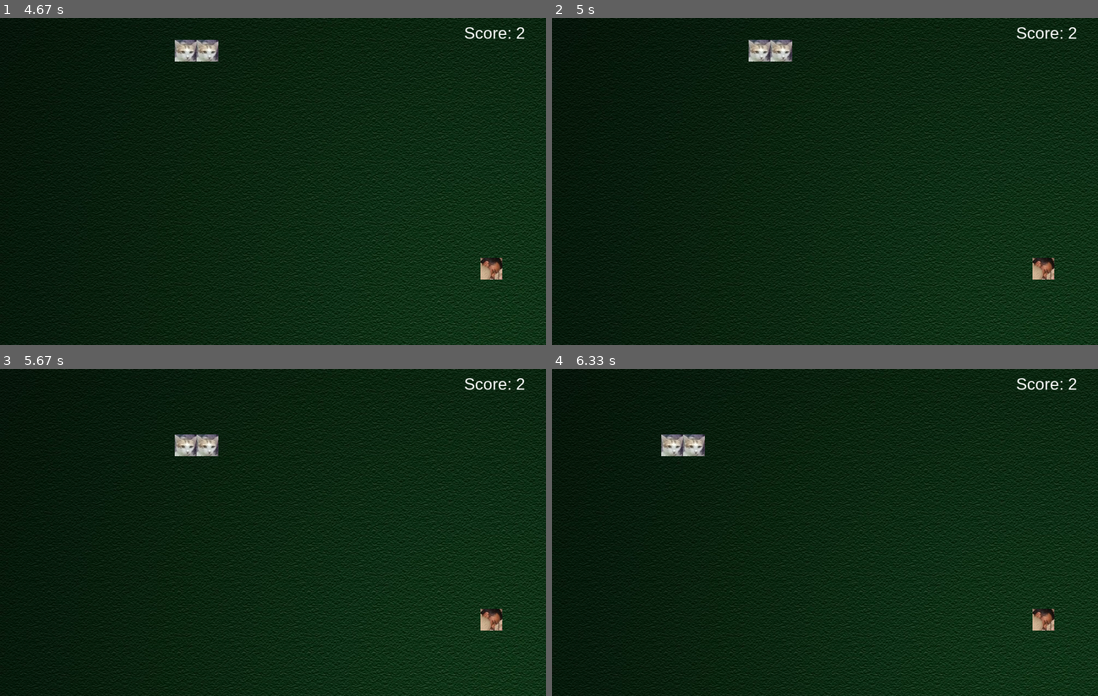
Above: before the commit, frames 1-4 (two rows, left to right).
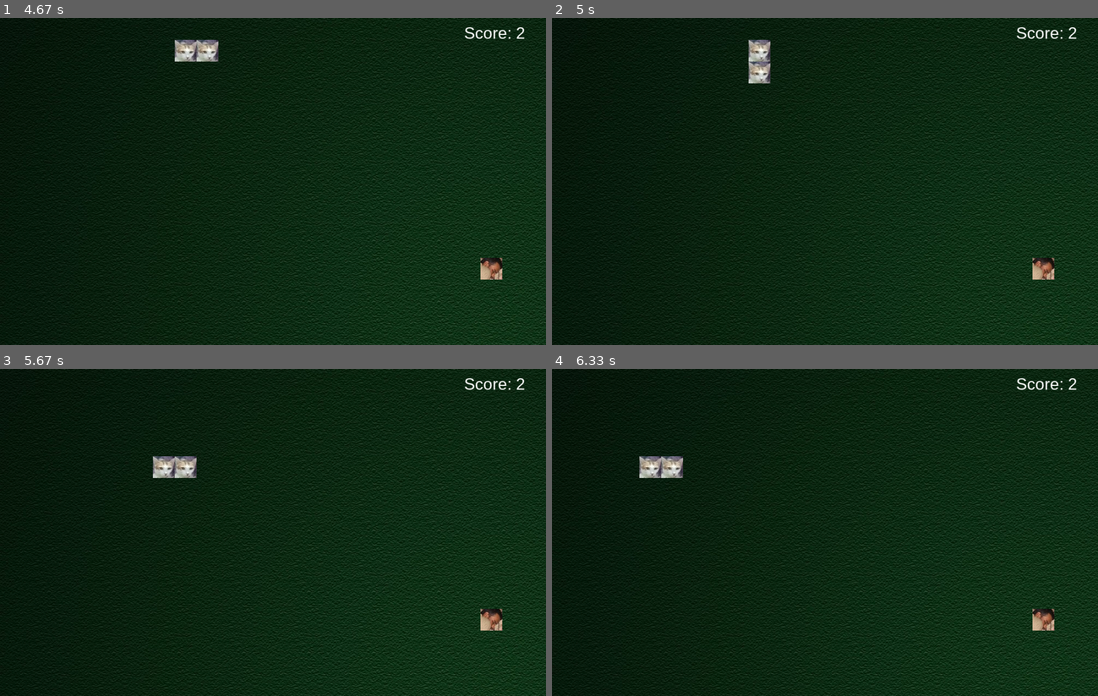
Above: after the commit, the same moments.

Repository: Aditya-Pratap-Bose/python-learning-journey
Game: pygame game, started from Snake_and_apple/snake_game.py
Same seed, same stepped clock (60 frames per second), same inputs: the game is played once before the commit and once after it.
Inputs:
- Up to frame 1 (4.67 s): hold Right 0.33-0.8 s; hold Up 0.83-1.27 s; hold Right 1.3-1.8 s; hold Down 2.4-2.95 s; hold Left 2.98-3.53 s; hold Up 3.57-4.12 s; hold Right from 4.15 s (still down)
- Up to frame 2 (5 s): release Right at 4.78 s; hold Down from 4.82 s (still down)
- Up to frame 3 (5.67 s): release Down at 5.37 s; hold Left from 5.4 s (still down)
- Up to frame 4 (6.33 s): release Left at 5.95 s; hold Right from 5.98 s (still down)

Frame 1 is identical in both runs. In frame 2, 0.5% of the frame differs, in the area x 36-44%, y 6-20%; in frame 3, 1.1%, in the area x 28-40%, y 20-34%; in frame 4, 1.1%.

Commit message:
pygame projects directory added

Diff:
--- a/Snake_and_apple/snake_game.py
+++ b/Snake_and_apple/snake_game.py
@@ -158,6 +158,7 @@
         pause = False
 
         while running:
+            self.clock.tick(60)
             for event in pygame.event.get():
                 if event.type == KEYDOWN:
                     if event.key == K_ESCAPE:
@@ -191,7 +192,7 @@
                 pause = True
 
             time.sleep(0.2)
-            self.clock.tick(70)
+
 
 
 
--- /dev/null
+++ b/pygame projects/#1 rain dodge/main.py
@@ -0,0 +1,117 @@
+import pygame
+import random
+import time
+import os
+pygame.init()
+
+
+WIDTH, HEIGHT = 1000, 600
+WIN = pygame.display.set_mode((WIDTH, HEIGHT))
+pygame.display.set_caption("Space Dodge")
+pygame.display.set_icon(pygame.image.load("rain.png"))
+
+BG = pygame.transform.scale(pygame.image.load("bg.jpg"), (WIDTH, HEIGHT))
+FPS = 60
+
+PLAYER_WIDTH = 40
+PLAYER_HEIGHT = 50
+PLAYER_VEL = 5
+
+STAR_WIDTH = 10
+STAR_HEIGHT = 20
+STAR_VEL = 2
+
+FONT = pygame.font.SysFont("comicsans", 30)
+
+def draw(player, elasped_time, stars):
+    WIN.blit(BG, (0, 0))
+
+    time_text = FONT.render(f"Time: {round(elasped_time)}s", True, "white")
+    WIN.blit(time_text, (10, 10))
+
+    pygame.draw.rect(WIN, "red", player)
+
+    for star in stars:
+        pygame.draw.rect(WIN, "white", star)
+
+    pygame.display.update()
+
+def main():
+    run = True
+
+    player = pygame.Rect(200, HEIGHT - PLAYER_HEIGHT, PLAYER_WIDTH, PLAYER_HEIGHT)
+
+    clock = pygame.time.Clock()
+    start_time = time.time()
+    elasped_time = 0
+
+    star_add_increment = 2000
+    star_count = 0
+
+    stars = []
+    hit = False
+
+    while run:
+        star_count += clock.tick(FPS)
+        elasped_time = time.time() - start_time
+
+        if star_count > star_add_increment:
+            for _ in range(3):
+                star_x = random.randint(0, WIDTH - STAR_WIDTH)
+                star = pygame.Rect(star_x, -STAR_HEIGHT, STAR_WIDTH, STAR_HEIGHT)
+                stars.append(star)
+
+            star_add_increment = max(200, star_add_increment - 70)
+            star_count = 0
+
+        for event in pygame.event.get():
+            if event.type == pygame.QUIT:
+                run = False
+                pygame.quit()
+                break
+
+        keys = pygame.key.get_pressed()
+        if keys[pygame.K_LEFT] and player.x - PLAYER_VEL >= 0:
+            player.x -= PLAYER_VEL
+        if keys[pygame.K_RIGHT] and player.x + PLAYER_VEL + player.width <= WIDTH:
+            player.x += PLAYER_VEL
+
+        for star in stars[:]:
+            star.y += STAR_VEL
+            if star.y > HEIGHT:
+                stars.remove(star)
+            elif star.y + star.height >= player.y and star.colliderect(player):
+                stars.remove(star)
+                hit = True
+                break
+
+        if hit:
+            WIN.blit(BG, (0, 0))
+            FONT = pygame.font.SysFont("comicsans", 100)
+            lost_text = FONT.render("YOU LOST!", True, "white")
+            WIN.blit(lost_text,(WIDTH/2 - lost_text.get_width()/2, HEIGHT/2 - lost_text.get_height()/2))
+
+            FONT = pygame.font.SysFont("comicsans", 50)
+            play_again_text = FONT.render(f"Yoyr Score: {round(elasped_time)} seconds ,, ENTER to play again...", True, "white")
+            WIN.blit(play_again_text, (WIDTH/2 - play_again_text.get_width()/2, HEIGHT/2 + 50))
+            pygame.display.update()
+
+            waiting = True
+            while waiting:
+                for event in pygame.event.get():
+                    if (event.type == pygame.KEYDOWN and event.key == pygame.K_ESCAPE)  or event.type == pygame.QUIT:
+                        waiting = False
+                        pygame.quit()
+                        return
+                    if event.type == pygame.KEYDOWN and event.key == pygame.K_RETURN:
+                        waiting = False
+                        main()
+
+
+
+        draw(player, elasped_time, stars)
+
+
+
+if __name__ == "__main__":
+    main()
--- /dev/null
+++ b/pygame projects/#2 Galaxy Fighters/main.py
@@ -0,0 +1,176 @@
+import pygame
+import time
+import os
+pygame.init()
+
+WIDTH, HEIGHT = 1000, 500
+WIN = pygame.display.set_mode((WIDTH, HEIGHT))
+pygame.display.set_caption("Galaxy Fighters")
+pygame.display.set_icon(pygame.image.load("assets/icon.png"))
+
+BG = pygame.transform.scale(pygame.image.load(os.path.join('assets', '749.jpg')), (WIDTH, HEIGHT))
+FPS = 60
+SPACESHIP_WIDTH, SPACESHIP_HEIGHT = 64, 64
+VEL = 3
+BULLET_VEL = 7
+MAX_BULLETS = 4
+
+PINK_HIT = pygame.USEREVENT + 1
+BLUE_HIT = pygame.USEREVENT + 2
+
+HEALTH_FONT = pygame.font.SysFont("comicsans", 20)
+WINNER_FONT = pygame.font.SysFont("comicsans", 70)
+BORDER = pygame.Rect(WIDTH/2 - 5, 0, 10, HEIGHT)
+
+BULLET_HIT_SOUND = pygame.mixer.Sound(os.path.join('assets', 'explode.mp3'))
+BULLET_FIRE_SOUND = pygame.mixer.Sound(os.path.join('assets', 'laser.mp3'))
+
+PINK_SPACESHIP_IMAGE = pygame.image.load(os.path.join('assets', 'pink.png'))
+PINK_SPACESHIP = pygame.transform.rotate(pygame.transform.scale(PINK_SPACESHIP_IMAGE, (SPACESHIP_WIDTH, SPACESHIP_HEIGHT)), 270)
+BLUE_SPACESHIP_IMAGE = pygame.image.load(os.path.join('assets', 'blue.png'))
+BLUE_SPACESHIP = pygame.transform.rotate(pygame.transform.scale(BLUE_SPACESHIP_IMAGE, (SPACESHIP_WIDTH, SPACESHIP_HEIGHT)), 90)
+
+def draw(pink, blue, pink_bullets, blue_bullets, pink_health, blue_health):
+    WIN.blit(BG, (0, 0))
+    pygame.draw.rect(WIN, (0, 0, 0), BORDER)
+    WIN.blit(PINK_SPACESHIP, (pink.x, pink.y))
+    WIN.blit(BLUE_SPACESHIP, (blue.x, blue.y))
+
+
+    for bullet in pink_bullets[:]:
+        pygame.draw.rect(WIN, "pink", bullet)
+
+    for bullet in blue_bullets[:]:
+        pygame.draw.rect(WIN, "blue", bullet)
+
+    pink_score = HEALTH_FONT.render(f"Health: {pink_health}", True, "white")
+    blue_score = HEALTH_FONT.render(f"Health: {blue_health}", True, "white")
+    WIN.blit(pink_score, (10, 10))
+    WIN.blit(blue_score, (WIDTH - pink_score.get_width() - 15, 10))
+
+    pygame.display.update()
+
+# W, A, S, D
+def pink_handle_movement(keys_pressed, pink):
+        if keys_pressed[pygame.K_a] and pink.x - VEL >= 0:
+            pink.x -= VEL
+        if keys_pressed[pygame.K_d] and pink.x + pink.width + VEL <= BORDER.x:
+            pink.x += VEL
+        if keys_pressed[pygame.K_w] and pink.y - VEL>= 0:
+            pink.y -= VEL
+        if keys_pressed[pygame.K_s] and pink.y + pink.height + VEL <= HEIGHT:
+            pink.y += VEL
+
+# UP, DWON, LEFT, RIGHT
+def blue_handle_movement(keys_pressed, blue):
+        if keys_pressed[pygame.K_LEFT] and blue.x - VEL >= BORDER.width + BORDER.x:
+            blue.x -= VEL
+        if keys_pressed[pygame.K_RIGHT] and blue.x + VEL + blue.width <= WIDTH :
+            blue.x += VEL
+        if keys_pressed[pygame.K_UP] and blue.y - VEL >= 0:
+            blue.y -= VEL
+        if keys_pressed[pygame.K_DOWN] and blue.y + blue.height + VEL <= HEIGHT:
+            blue.y += VEL
+
+def handle_bullets(pink_bullets, blue_bullets, pink, blue):
+    for bullet in pink_bullets:
+        bullet.x += BULLET_VEL
+        if blue.colliderect(bullet):
+            pygame.event.post(pygame.event.Event(BLUE_HIT))
+            pink_bullets.remove(bullet)
+        elif bullet.x > WIDTH:
+            pink_bullets.remove(bullet)
+
+    for bullet in blue_bullets:
+        bullet.x -= BULLET_VEL
+        if pink.colliderect(bullet):
+            pygame.event.post(pygame.event.Event(PINK_HIT))
+            blue_bullets.remove(bullet)
+        elif bullet.x < 0:
+            blue_bullets.remove(bullet)
+
+def draw_winner(text):
+    draw_text = WINNER_FONT.render(text, True, "white")
+    WIN.blit(draw_text, (WIDTH/2 - draw_text.get_width()/2, HEIGHT/2 - draw_text.get_height()/2))
+
+    prompt_text = HEALTH_FONT.render("Press ENTER to play again or ESC to quit", True, "white")
+    WIN.blit(prompt_text, (WIDTH/2 - prompt_text.get_width()/2, HEIGHT/2 + 50))
+
+    pygame.display.update()
+
+    waiting = True
+    while waiting:
+        for event in pygame.event.get():
+            if event.type == pygame.QUIT:
+                pygame.quit()
+                return
+            if event.type == pygame.KEYDOWN:
+                if event.key == pygame.K_RETURN:
+                    waiting = False
+                elif event.key == pygame.K_ESCAPE:
+                    pygame.quit()
+                    return
+
+
+
+def main():
+    pink = pygame.Rect(100, 250, SPACESHIP_WIDTH, SPACESHIP_HEIGHT)
+    blue = pygame.Rect(800, 250, SPACESHIP_WIDTH, SPACESHIP_HEIGHT)
+
+    pink_bullets = []
+    blue_bullets = []
+
+    pink_health = 10
+    blue_health = 10
+
+    clock = pygame.time.Clock()
+    run = True
+    while run:
+        clock.tick(FPS)
+        for event in pygame.event.get():
+            if event.type == pygame.QUIT:
+                run = False
+                pygame.quit()
+
+            if event.type == pygame.KEYDOWN:
+                if event.key == pygame.K_LCTRL and len(pink_bullets) < MAX_BULLETS:
+                    bullet = pygame.Rect(pink.x + pink.width, pink.y + pink.height//2 - 2, 10, 5)
+                    pink_bullets.append(bullet)
+                    BULLET_FIRE_SOUND.play()
+
+
+                if event.key == pygame.K_RCTRL and len(blue_bullets) < MAX_BULLETS:
+                    bullet = pygame.Rect(blue.x, blue.y + blue.height//2 - 2, 10, 5)
+                    blue_bullets.append(bullet)
+                    BULLET_FIRE_SOUND.play()
+
+            if event.type == PINK_HIT:
+                pink_health -= 1
+                BULLET_HIT_SOUND.play()
+
+            if event.type == BLUE_HIT:
+                blue_health -= 1
+                BULLET_HIT_SOUND.play()
+
+        winner_text = ""
+        if pink_health <= 0:
+            winner_text = "BLUE WINS!"
+
+        if blue_health <= 0:
+            winner_text = "PINK WINS!"
+
+        if winner_text != "":
+            draw_winner(winner_text)
+            break
+
+        keys_pressed = pygame.key.get_pressed()
+        pink_handle_movement(keys_pressed, pink)
+        blue_handle_movement(keys_pressed, blue)
+        handle_bullets(pink_bullets, blue_bullets, pink, blue)
+
+
+        draw(pink, blue, pink_bullets, blue_bullets, pink_health, blue_health)
+
+if __name__ == "__main__":
+    while True:
+        main()
Binary file added: pygame projects/#1 rain dodge/bg.jpg
Binary file added: pygame projects/#1 rain dodge/exe/bg.jpg
Binary file added: pygame projects/#1 rain dodge/exe/rain.png
Binary file added: pygame projects/#1 rain dodge/rain.png
Binary file added: pygame projects/#2 Galaxy Fighters/assets/749.jpg
Binary file added: pygame projects/#2 Galaxy Fighters/assets/blue.png
Binary file added: pygame projects/#2 Galaxy Fighters/assets/icon.png
Binary file added: pygame projects/#2 Galaxy Fighters/assets/pink.png
Binary file added: pygame projects/#2 Galaxy Fighters/exe/assets/749.jpg
Binary file added: pygame projects/#2 Galaxy Fighters/exe/assets/blue.png
Binary file added: pygame projects/#2 Galaxy Fighters/exe/assets/icon.png
Binary file added: pygame projects/#2 Galaxy Fighters/exe/assets/pink.png
(and 8 more such lines)
